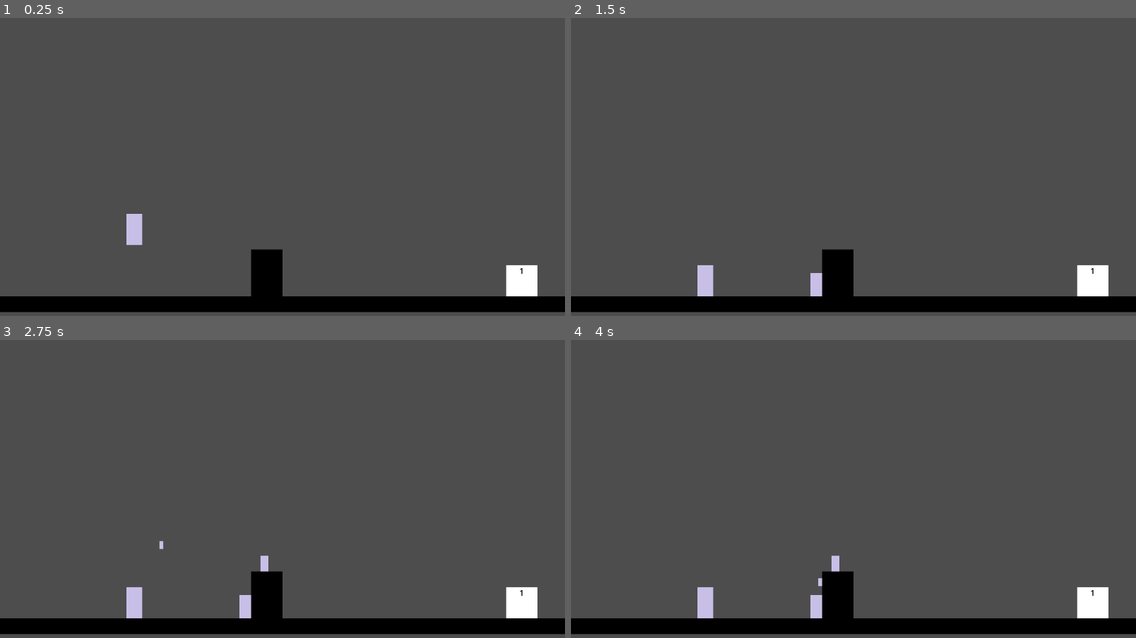
Above: before the commit, frames 1-4 (two rows, left to right).
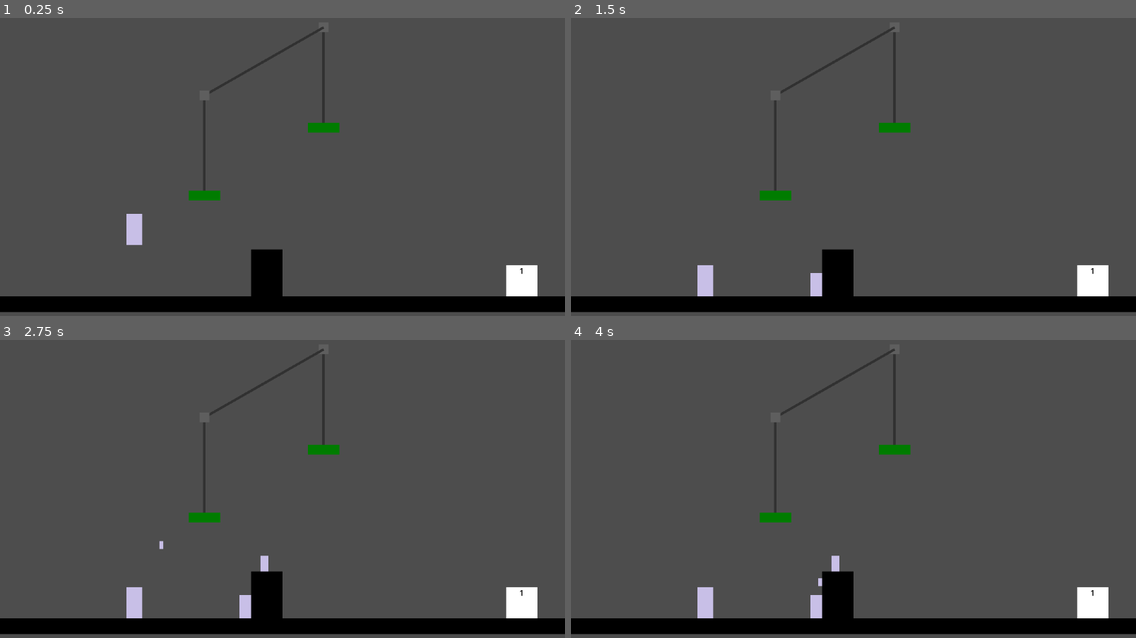
Above: after the commit, the same moments.

Repository: SethHDavis99/GMTK2024
Game: Godot game, scene res://levels/main.tscn
Same seed, same stepped clock (60 frames per second), same inputs: the game is played once before the commit and once after it.
Inputs (mouse positions are in pixels of both pictures, inside the frame that each line leads up to):
- Up to frame 1 (0.25 s): no input
- Up to frame 2 (1.5 s): move the mouse to (706, 277) at 0.52 s; hold Space (pop) 0.53-1.28 s; hold D (move_right) from 0.53 s (still down); tap W (jump) at 0.77 s; move the mouse to (808, 265) at 1.27 s; click (808, 265) at 1.35 s
- Up to frame 3 (2.75 s): tap W (jump) at 1.52 s; tap Space (pop) at 1.55 s; move the mouse to (259, 563) at 2.02 s; release D (move_right) at 2.03 s; hold A (move_left) from 2.03 s (still down); hold Space (pop) from 2.03 s (still down)
- Up to frame 4 (4 s): tap Enter at 2.75 s; move the mouse to (729, 548) at 2.77 s; release A (move_left) at 2.78 s; release Space (pop) at 2.78 s; hold D (move_right) from 2.78 s (still down); tap Space (pop) at 2.85, 3.5, 3.8 s; tap W (jump) at 3.02, 3.77 s; move the mouse to (1023, 527) at 3.52 s; press the mouse at (1023, 527) at 3.53 s

The runs differ from the first frame. In frame 1, 0.8% of the frame differs, in the area x 33-61%, y 3-62%; in frame 2, 0.8%; in frame 3, 0.8%; in frame 4, 0.8%.

Commit message:
add pully

Diff:
--- a/levels/main.tscn
+++ b/levels/main.tscn
@@ -1,16 +1,30 @@
-[gd_scene load_steps=4 format=4 uid="uid://comul7eu3xh4b"]
+[gd_scene load_steps=5 format=4 uid="uid://comul7eu3xh4b"]
 
-[ext_resource type="TileSet" uid="uid://cu5qqt4hd8hrp" path="res://sprites/tileset.tres" id="1_g81rw"]
-[ext_resource type="PackedScene" uid="uid://vrgxl7185qiy" path="res://objects/player.tscn" id="2_abs6a"]
-[ext_resource type="PackedScene" uid="uid://bln200fogmp7n" path="res://objects/door.tscn" id="3_1cnya"]
+[ext_resource type="TileSet" uid="uid://cu5qqt4hd8hrp" path="res://sprites/tileset.tres" id="1_uh1xk"]
+[ext_resource type="PackedScene" uid="uid://vrgxl7185qiy" path="res://objects/player.tscn" id="2_ns3bq"]
+[ext_resource type="PackedScene" uid="uid://bln200fogmp7n" path="res://objects/door.tscn" id="3_1m0dx"]
+[ext_resource type="PackedScene" uid="uid://dib38fqwttxho" path="res://objects/pully_platform.tscn" id="4_ij6r3"]
 
 [node name="TileMapLayer" type="TileMapLayer"]
 tile_map_data = PackedByteArray("AAAAABMAAAAAAAAAAAABABMAAAAAAAAAAAACABMAAAAAAAAAAAADABMAAAAAAAAAAAAEABMAAAAAAAAAAAAFAB …(592 unchanged characters)…
-tile_set = ExtResource("1_g81rw")
+tile_set = ExtResource("1_uh1xk")
 
-[node name="Player" parent="." instance=ExtResource("2_abs6a")]
+[node name="Player" parent="." instance=ExtResource("2_ns3bq")]
 position = Vector2(274, 474)
 
-[node name="Door" parent="." instance=ExtResource("3_1cnya")]
+[node name="Door" parent="." instance=ExtResource("3_1m0dx")]
 position = Vector2(1064, 608)
 next_level = "res://main.tscn"
+
+[node name="PullyPlatform" parent="." instance=ExtResource("4_ij6r3")]
+offset_left = 650.0
+offset_top = 48.0
+offset_right = 670.0
+offset_bottom = 68.0
+
+[node name="PullyPlatform2" parent="." instance=ExtResource("4_ij6r3")]
+offset_left = 407.0
+offset_top = 187.0
+offset_right = 427.0
+offset_bottom = 207.0
+linked_pully = NodePath("../PullyPlatform")
--- /dev/null
+++ b/objects/pully_platform.tscn
@@ -0,0 +1,40 @@
+[gd_scene load_steps=3 format=3 uid="uid://dib38fqwttxho"]
+
+[ext_resource type="Script" path="res://scripts/pully_platform.gd" id="1_utomt"]
+
+[sub_resource type="RectangleShape2D" id="RectangleShape2D_tdo8i"]
+size = Vector2(64, 20)
+
+[node name="PullyPlatform" type="ColorRect"]
+offset_left = -10.0
+offset_top = -225.0
+offset_right = 10.0
+offset_bottom = -205.0
+color = Color(0.370364, 0.370364, 0.370364, 1)
+script = ExtResource("1_utomt")
+
+[node name="Line2D" type="Line2D" parent="."]
+show_behind_parent = true
+points = PackedVector2Array(10, 10, 10, 10)
+width = 5.0
+default_color = Color(0.190762, 0.190762, 0.190762, 1)
+
+[node name="Line2D2" type="Line2D" parent="."]
+show_behind_parent = true
+points = PackedVector2Array(10, 10, 10, 10)
+width = 5.0
+default_color = Color(0.190762, 0.190762, 0.190762, 1)
+
+[node name="AnimatableBody2D" type="AnimatableBody2D" parent="."]
+position = Vector2(10, 225)
+
+[node name="ColorRect" type="ColorRect" parent="AnimatableBody2D"]
+offset_left = -32.0
+offset_top = -20.0
+offset_right = 32.0
+color = Color(0, 0.486275, 0, 1)
+
+[node name="CollisionShape2D" type="CollisionShape2D" parent="AnimatableBody2D"]
+position = Vector2(0, -10)
+shape = SubResource("RectangleShape2D_tdo8i")
+one_way_collision = true
--- a/scripts/player.gd
+++ b/scripts/player.gd
@@ -9,6 +9,7 @@
 
 var can_control = true
 var nearby_parent = null
+var nearby_pully = null
 
 func _ready() -> void:
 	Global.players[size] = self
@@ -30,9 +31,22 @@
 		velocity.x = 0
 
 	move_and_slide()
-	var collision = get_last_slide_collision()
-	if collision and collision.get_collider() is Player and collision.get_collider().size < size:
-		collision.get_collider().queue_free()
+
+	# pully systemd
+	var recent_pully = null
+	for i in get_slide_collision_count():
+		var collision = get_slide_collision(i)
+		if collision:
+			if collision.get_collider() is Player and collision.get_collider().size < size:
+				collision.get_collider().queue_free()
+			if collision.get_collider().get_parent() is PullyPlatform:
+				recent_pully = collision.get_collider().get_parent()
+	if !recent_pully and nearby_pully:
+		nearby_pully.colliding_players.erase(self)
+		nearby_pully = null
+	elif recent_pully and !nearby_pully:
+		nearby_pully = recent_pully
+		recent_pully.colliding_players.append(self)
 
 func jump(overide_speed = -1):
 	var jump_speed = JUMP_VELOCITY
@@ -65,6 +79,8 @@
 
 func _exit_tree() -> void:
 	Global.players.erase(size)
+	if nearby_pully:
+		nearby_pully.colliding_players.erase(self)
 
 func _on_mouse_entered() -> void:
 	Global.hovered_player = self
@@ -80,3 +96,12 @@
 func _on_area_2d_body_exited(body: Node2D) -> void:
 	if body is Player and body.size == size-1:
 		body.nearby_parent = null
+
+func get_weight():
+	var weight = size
+	for i in range(size-1,0,-1):
+		if not Global.players.has(float(i)):
+			weight += i
+		else:
+			break
+	return weight
--- /dev/null
+++ b/scripts/pully_platform.gd
@@ -0,0 +1,37 @@
+extends ColorRect
+class_name PullyPlatform
+
+@export_node_path("PullyPlatform") var linked_pully : NodePath
+
+const SPEED = 25
+const WEIGHT_DIFF = 10
+
+var colliding_players : Array[Player] = []
+var start_pos = Vector2.ZERO
+
+# Called when the node enters the scene tree for the first time.
+func _ready() -> void:
+	start_pos = $AnimatableBody2D.position
+	if linked_pully:
+		var inst = get_node(linked_pully)
+		inst.linked_pully = get_path()
+
+# Called every frame. 'delta' is the elapsed time since the previous frame.
+func _physics_process(delta: float) -> void:
+	var total_weight = get_total_weight() - get_node(linked_pully).get_total_weight()
+
+	var pos_limit = (total_weight * WEIGHT_DIFF) + start_pos.y
+	var move_dir = pos_limit - $AnimatableBody2D.position.y
+	var new_pos = $AnimatableBody2D.position + Vector2(0,SPEED * delta * sign(move_dir))
+	if (move_dir > 0 and new_pos.y < pos_limit) or (move_dir < 0 and new_pos.y > pos_limit):
+		$AnimatableBody2D.position = new_pos
+
+	#$Line2D.points[0] = size / 2
+	$Line2D.points[1] = $AnimatableBody2D.position
+	$Line2D2.points[1] = (get_node(linked_pully).global_position) - (global_position) + (size/2)
+
+func get_total_weight():
+	var total_weight = 0
+	for player in colliding_players:
+		total_weight += player.get_weight()
+	return total_weight
